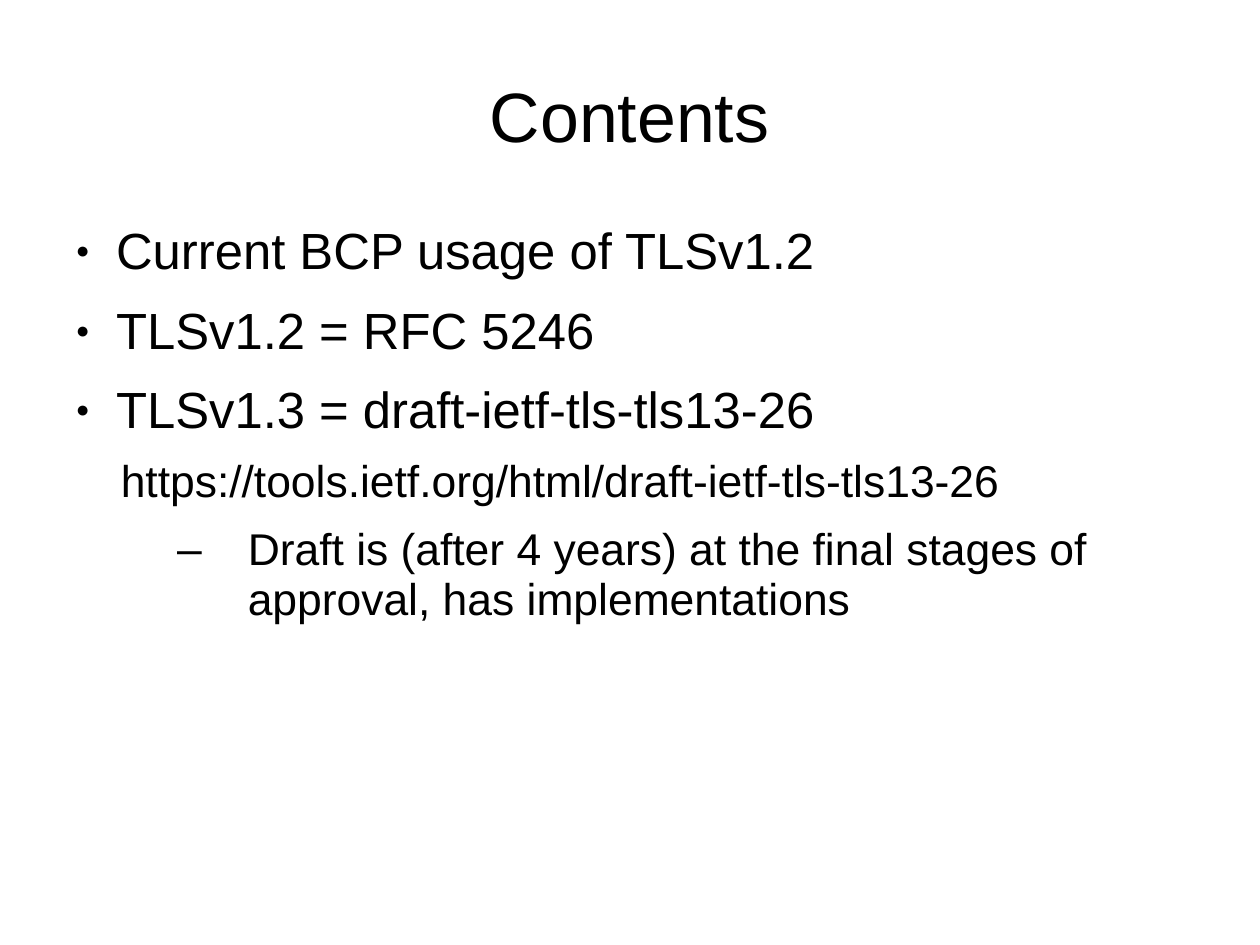
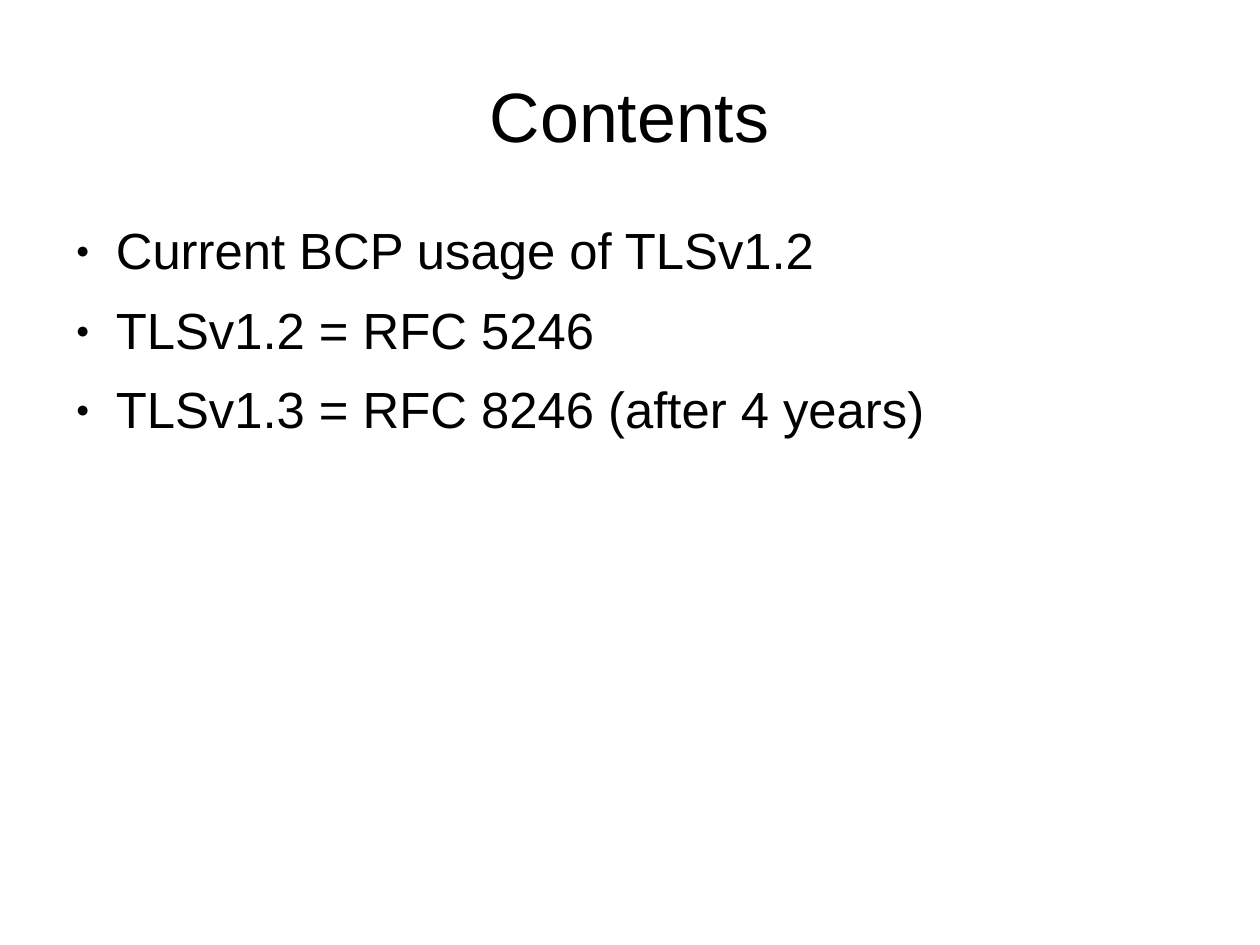
Before and after one commit to sftcd/cs7053, a slide deck: slide 2 of 2016lectures/07-tls-details.ppt. Drawn at 1260x945 pixels with LibreOffice and Linux fonts; fonts in the diff are those of the drawing. Boxes give left, top, right and bottom in pixels: in the first picture for what was removed or moved away, otherwise in the second. Text is boxed around its words. In the diff, an @@ line names an element or a change of style, - is before the commit and + after.

```diff
--- a/2016lectures/07-tls-details.ppt
+++ b/2016lectures/07-tls-details.ppt
@@ text at box(116, 391, 924, 439): text changed; size 28 to 32 pt @@
-● TLSv1.3 = draft-ietf-tls-tls13-26
-  https://tools.ietf.org/html/draft-ietf-tls-tls13-26
-  – Draft is (after 4 years) at the final stages of approval, has implementations
+● TLSv1.3 = RFC 8246 (after 4 years)
```
Also in this commit, not shown: 12 other slides changed, 4 other files.
